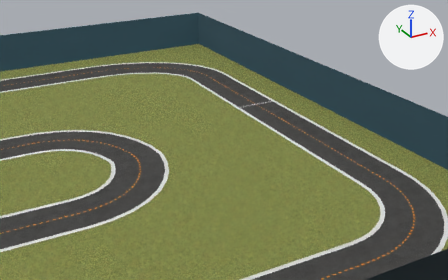
Before and after pictures for a commit that changed the COLLADA model bundle/meshes/2022_may_open_ccw/2022_may_open_ccw.dae.
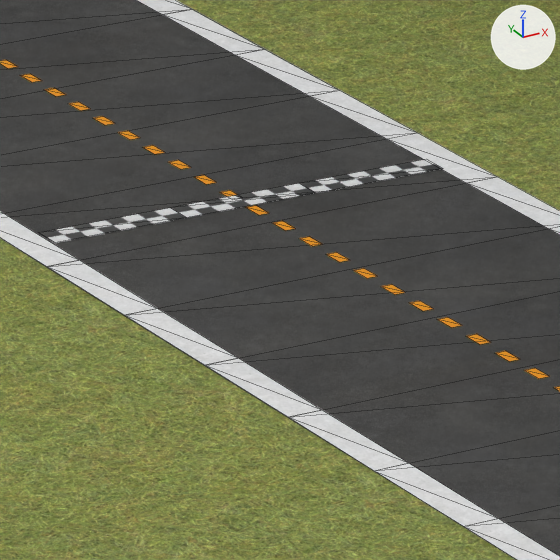
Each version appears first from a 50 mm camera at (-2.33, -10.84, 5.17) aimed at (4.19, 1.02, -0.76), and next in a close-up on the part from 53% to 63% of the width and 31% to 48% of the height. Arrows for +X, +Y and +Z are at upper right; the lights stay in place. The close-ups show mesh edges as thin lines. Where no turn or scale is listed for an object, it has been applied to the vertices.

Names of what the first close-up shows: 'StartLine', 'cl', 'field', 'il', 'ol', 'road'.
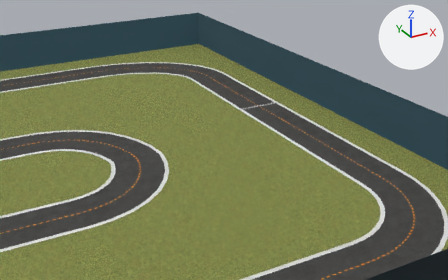
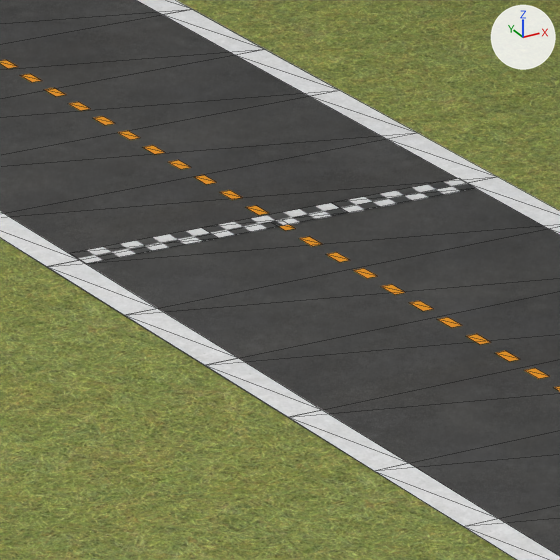
Edits to the scene script, one JSON object a line:
```json
{"op": "set", "path": "ob_startline.location", "old": "(5.052, 0.994, 0.002)", "new": "(5.048, 0.864, 0.002)"}
```

Pixel boxes [x1, y1, x2, y2] of what changed, in the close-ups (560 x 560 px):
```json
{"object": "StartLine", "change": "moved", "before": [40, 159, 443, 243], "after": [71, 179, 476, 264]}
```
